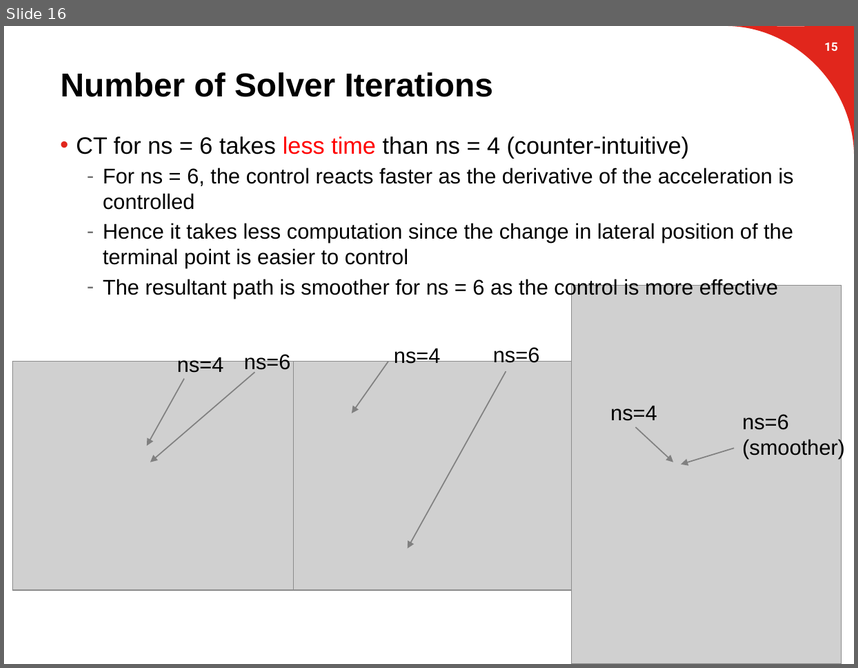
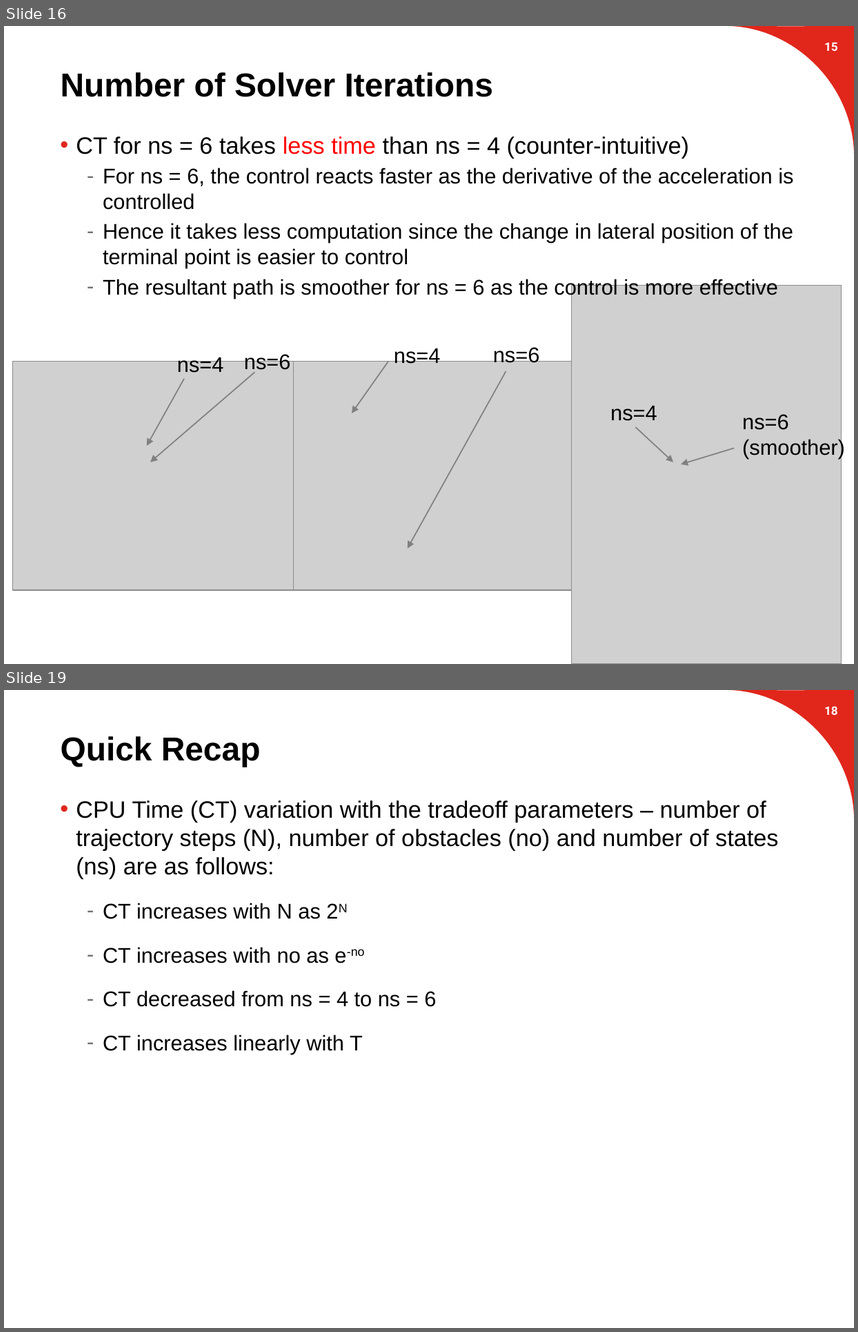
Before and after one commit to suvoganguli/GIG-MPC-Laplacian, a slide deck: 2D Results (03-19-2018).pptx. Shown one above the other, each under a label of ours: slide 16 before the commit, slides 16 and 19 after it; the slides between them are not shown. The pictures are 858x668 and 858x1332 pixels, drawn with LibreOffice and Linux fonts; fonts in the diff are those of the drawing; grey boxes stand for pictures; background and template pictures are left out. Boxes give left, top, right and bottom in pixels: in the first picture for what was removed or moved away, otherwise in the second. Text is boxed around its words. In the diff, an @@ line names an element or a change of style, - is before the commit and + after.

Commit message:
updated ppt with design tradeoff plots for variation in (N,T)

```diff
--- a/2D Results (03-19-2018).pptx
+++ b/2D Results (03-19-2018).pptx
@@ slide 19 added at (x1=4, y1=690, x2=854, y2=1328), background #FFFFFF; not listed: 1 template element that a slide beside it also shows @@
@@ page number added at (x1=824, y1=706, x2=838, y2=715), 10 pt, text #FFFFFF, bold @@
+18
@@ title added at (x1=61, y1=736, x2=261, y2=767), 28 pt, text #000000, bold @@
+Quick Recap
@@ text added at (x1=76, y1=800, x2=778, y2=1054), 20 pt, text #000000 @@
+• CPU Time (CT) variation with the tradeoff parameters – number of trajectory steps (N), number of obstacles (no) and number of states (ns) are as follows:
+  – CT increases with N as 2N
+  – CT increases with no as e-no
+  – CT decreased from ns = 4 to ns = 6
+  – CT increases linearly with T
```
Also in this commit, not shown: 7 slides changed, 3 other slides added, 2 slides removed.
